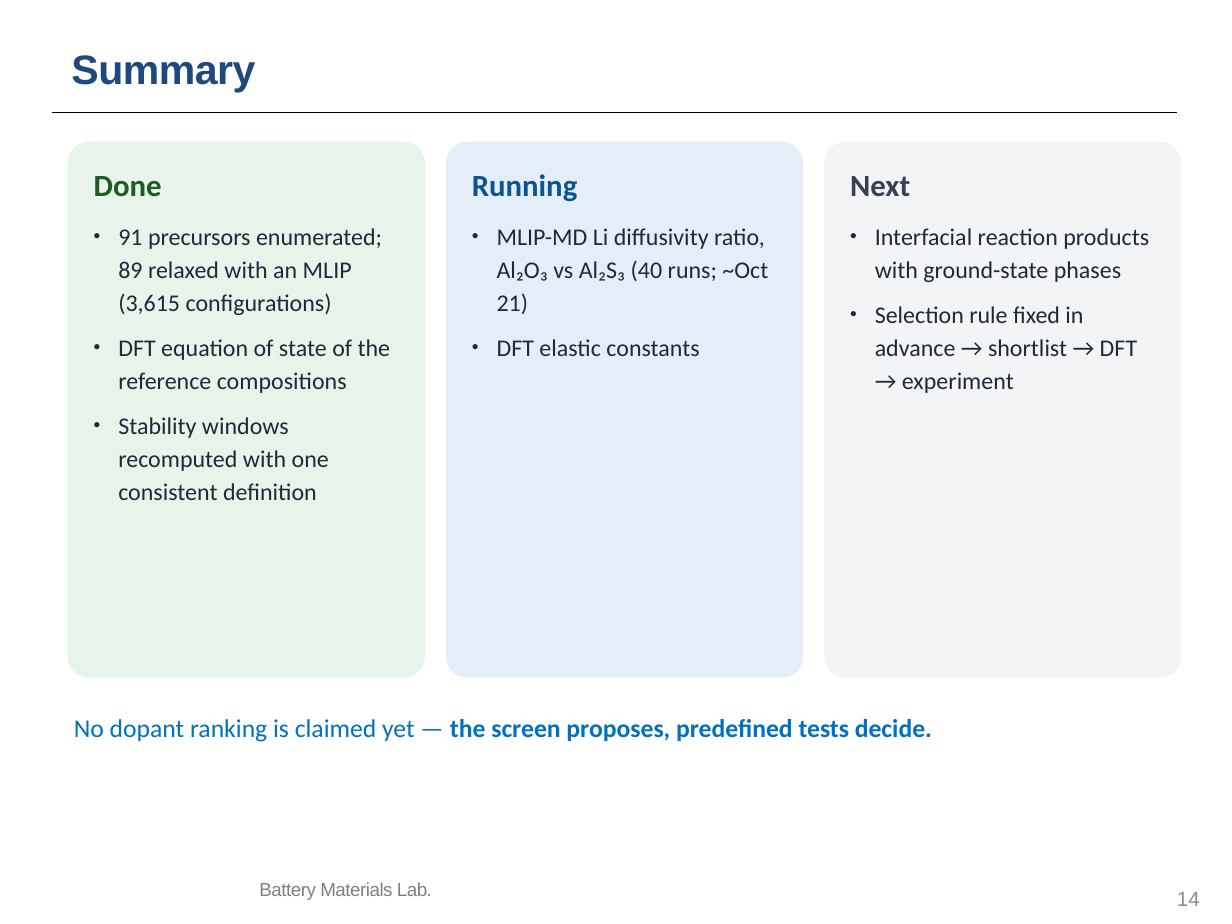
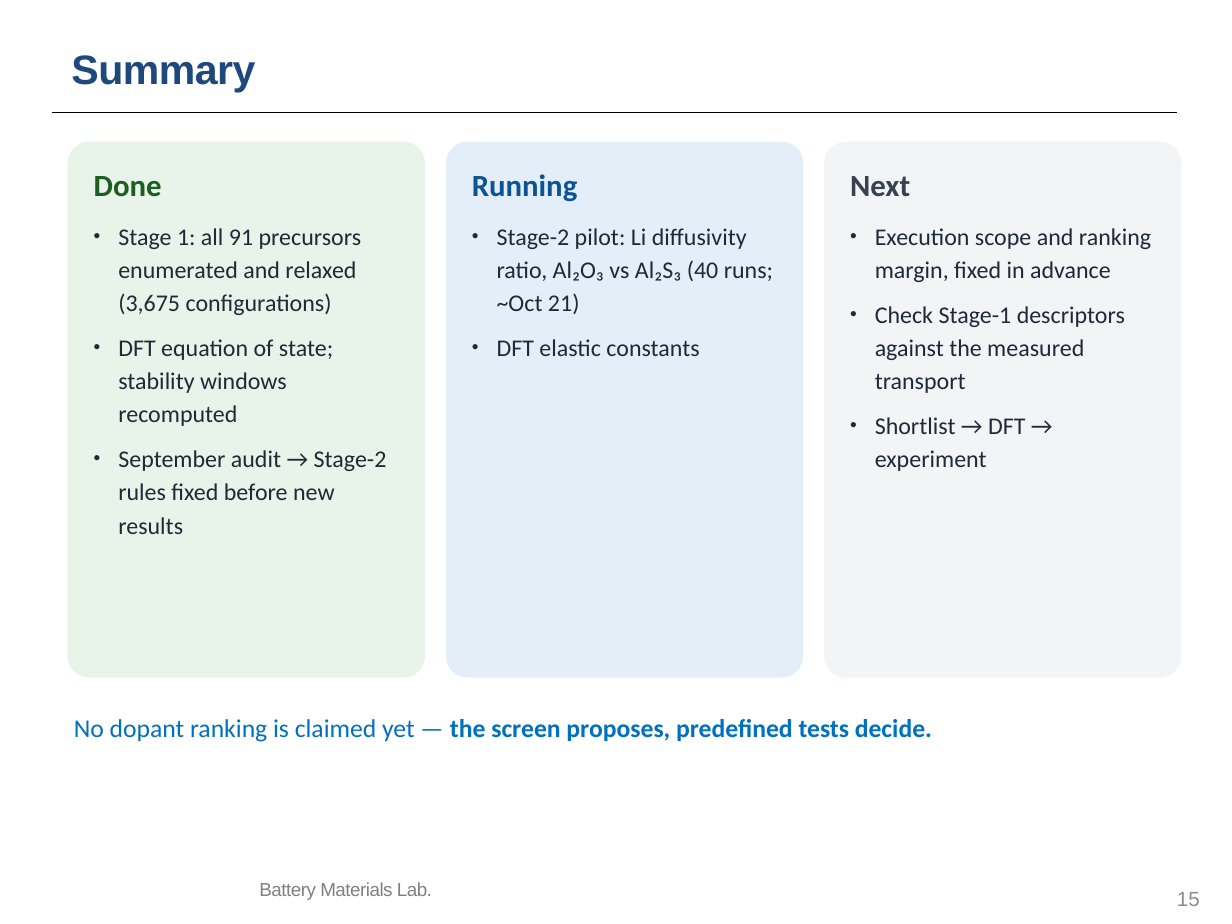
Before and after one commit to yonghoon7153-source/Yonghoon-DEM-DFT, a slide deck: slide 15 of kb/seminars/Research_Seminar_2026_10_13_cascade_progress.pptx (slide 14 before the commit). Drawn at 1232x924 pixels with LibreOffice and Linux fonts; fonts in the diff are those of the drawing; background and template pictures are left out. Boxes give left, top, right and bottom in pixels: in the first picture for what was removed or moved away, otherwise in the second. Text is boxed around its words. In the diff, an @@ line names an element or a change of style, - is before the commit and + after.

```diff
--- a/kb/seminars/Research_Seminar_2026_10_13_cascade_progress.pptx
+++ b/kb/seminars/Research_Seminar_2026_10_13_cascade_progress.pptx
@@ text in rounded rectangle at (118, 228, 387, 534): text changed @@
-• 91 precursors enumerated; 89 relaxed with an MLIP (3,615 configurations)
-• DFT equation of state of the reference compositions
-• Stability windows recomputed with one consistent definition
+• Stage 1: all 91 precursors enumerated and relaxed (3,675 configurations)
+• DFT equation of state; stability windows recomputed
+• September audit → Stage-2 rules fixed before new results
@@ text in rounded rectangle at (497, 228, 773, 314): text changed @@
-• MLIP-MD Li diffusivity ratio, Al₂O₃ vs Al₂S₃ (40 runs; ~Oct 21)
+• Stage-2 pilot: Li diffusivity ratio, Al₂O₃ vs Al₂S₃ (40 runs; ~Oct 21)
@@ text in rounded rectangle at (875, 228, 1151, 471): text changed @@
-• Interfacial reaction products with ground-state phases
-• Selection rule fixed in advance → shortlist → DFT → experiment
+• Execution scope and ranking margin, fixed in advance
+• Check Stage-1 descriptors against the measured transport
+• Shortlist → DFT → experiment
@@ page number at (1177, 892, 1200, 906): text changed @@
-14
+15
```
Also in this commit, not shown: 9 other slides changed, 1 slide added, 17 other files.
